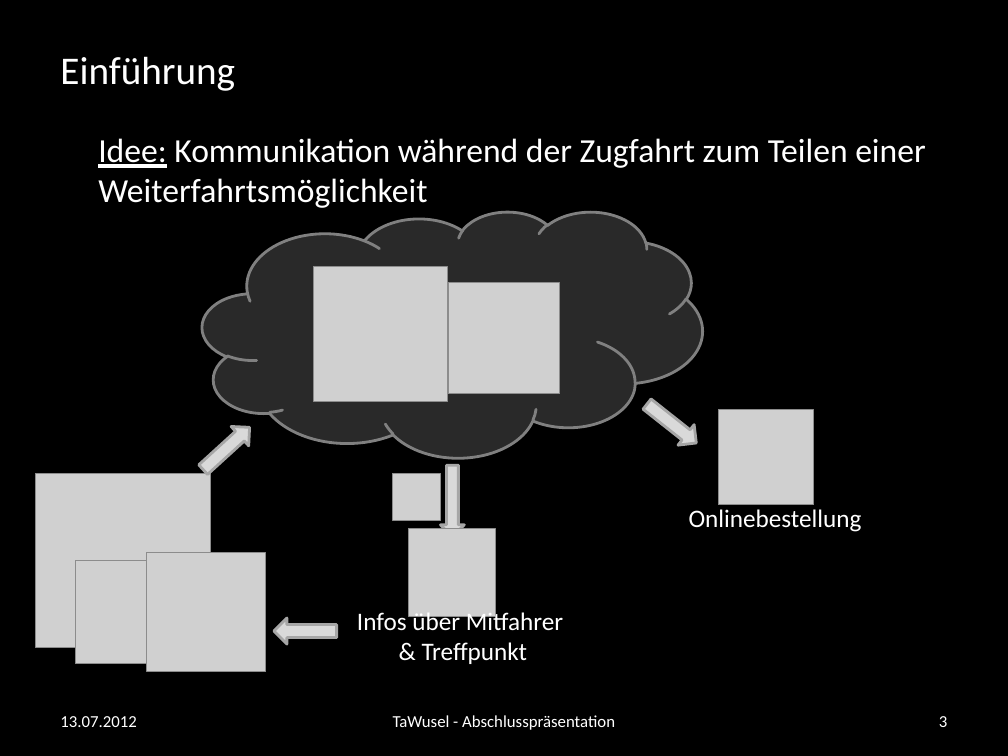
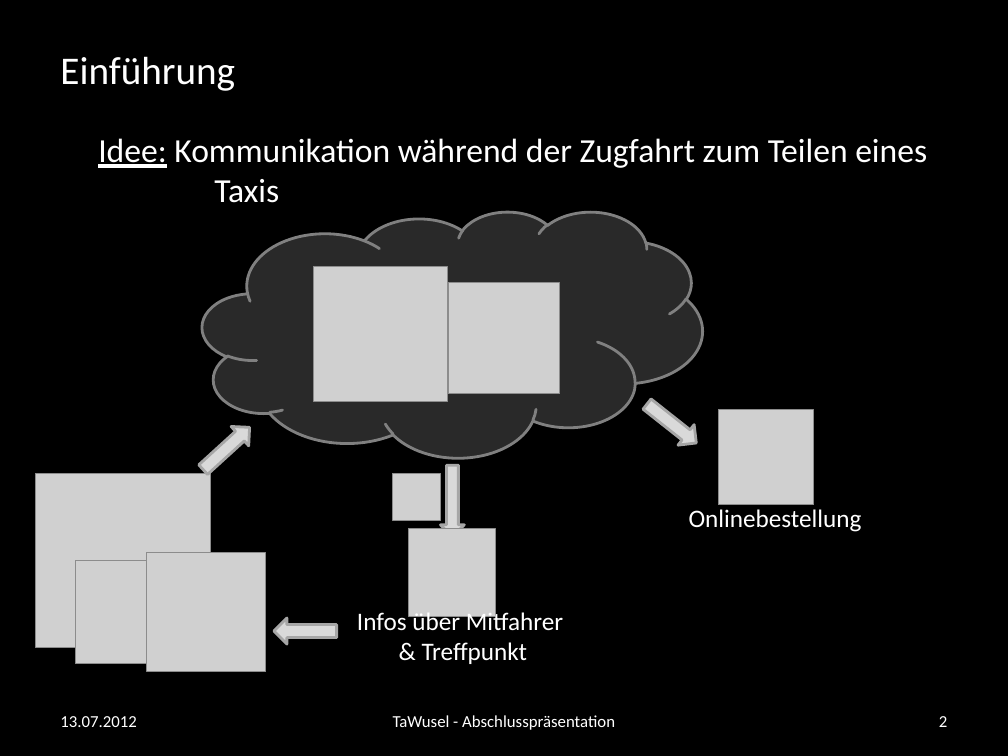
Before and after one commit to andreasnuesslein/swp_kp2_2012_gruppe1, a slide deck: slide 2 of Abschluss-Praesentation/vorlage.pptx (slide 3 before the commit). Drawn at 1008x756 pixels with LibreOffice and Linux fonts; fonts in the diff are those of the drawing; grey boxes stand for pictures; background and template pictures are left out. Boxes give left, top, right and bottom in pixels: in the first picture for what was removed or moved away, otherwise in the second. Text is boxed around its words. In the diff, an @@ line names an element or a change of style, - is before the commit and + after.

```diff
--- a/Abschluss-Praesentation/vorlage.pptx
+++ b/Abschluss-Praesentation/vorlage.pptx
@@ text at bbox=[98, 138, 927, 203]: text changed @@
-Idee: Kommunikation während der Zugfahrt zum Teilen einer Weiterfahrtsmöglichkeit
+Idee: Kommunikation während der Zugfahrt zum Teilen eines
+Taxis
@@ page number at bbox=[939, 716, 947, 727]: text changed @@
-3
+2
```
Also in this commit, not shown: 6 other slides changed, 3 slides added, 6 slides removed, 1 other file.
